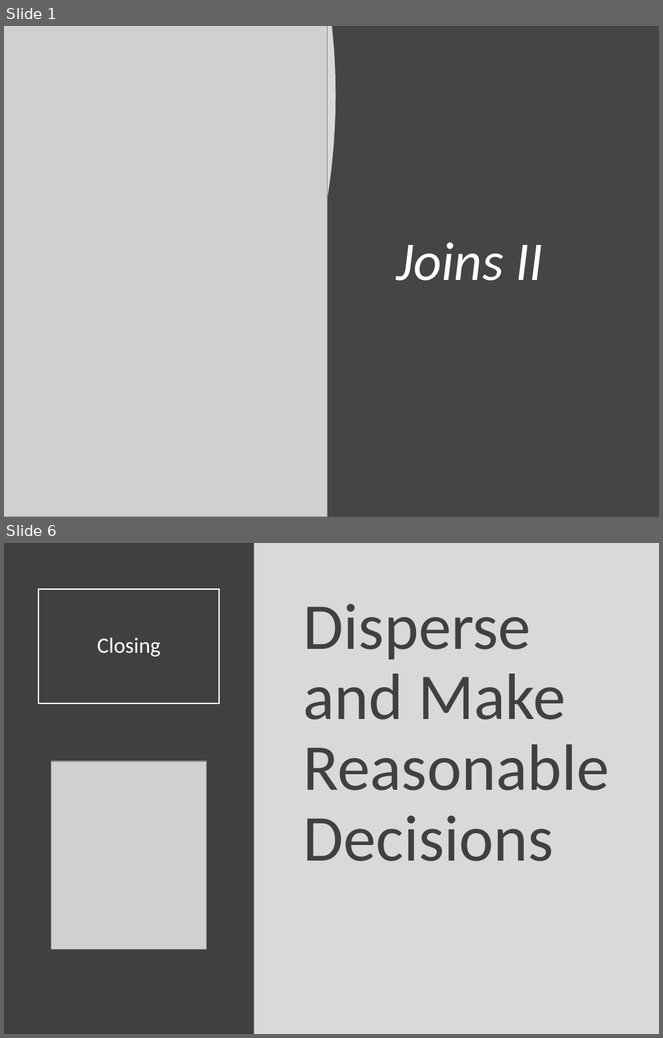
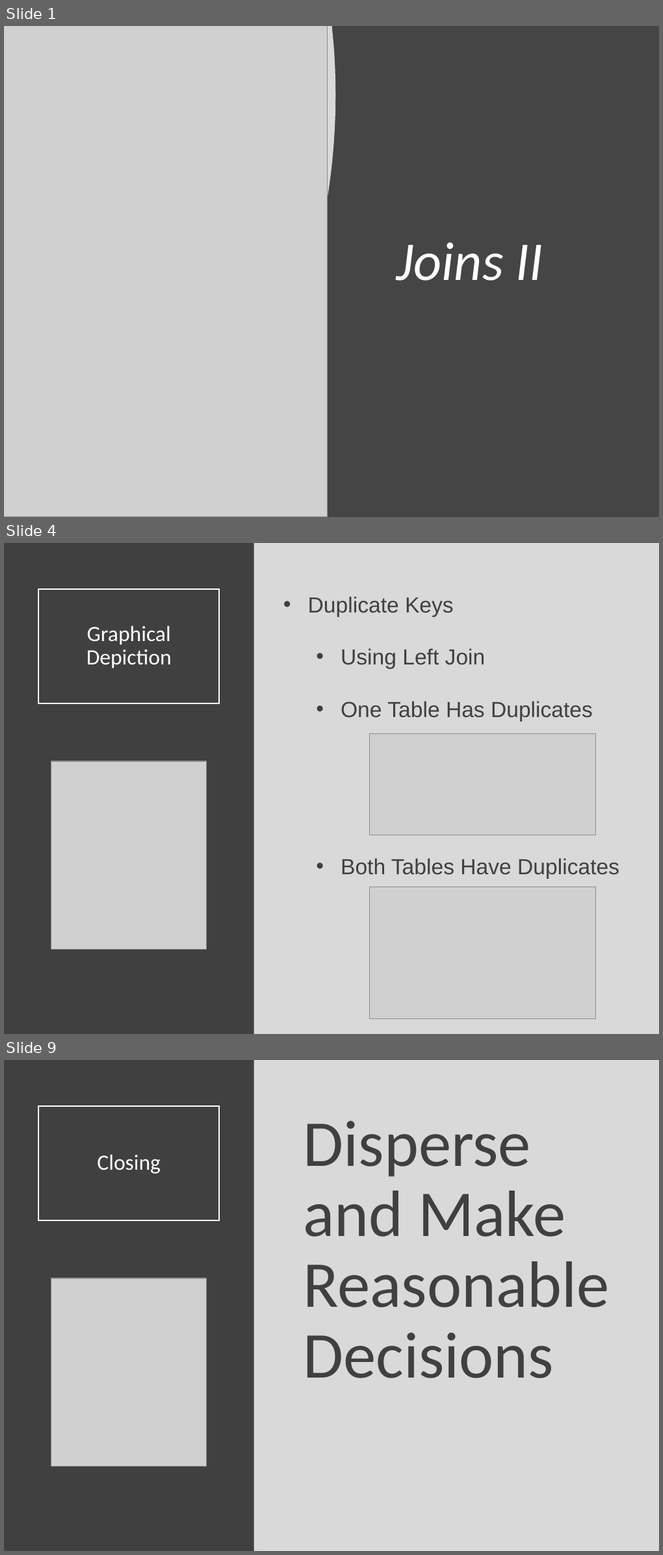
Before and after one commit to SuperMarioGiacomazzo/STOR320_WEBSITE, a slide deck: Lecture/Joins 2/Joins_2_Lecture.pptx. Shown one above the other, each under a label of ours: slides 1 and 6 before the commit, slides 1, 4 and 9 after it; the slides between them are not shown. The pictures are 663x1038 and 663x1555 pixels, drawn with LibreOffice and Linux fonts; fonts in the diff are those of the drawing; grey boxes stand for pictures. Boxes give left, top, right and bottom in pixels: in the first picture for what was removed or moved away, otherwise in the second. Text is boxed around its words. In the diff, an @@ line names an element or a change of style, - is before the commit and + after.

```diff
--- a/Lecture/Joins 2/Joins_2_Lecture.pptx
+++ b/Lecture/Joins 2/Joins_2_Lecture.pptx
@@ slide 4 added at (4,543,659,1034), background #D9D9D9 @@
@@ rectangle added at (4,543,254,1034), fill #404040 @@
@@ title added at (38,589,220,704), outline #FFFFFF 1.5 pt, 24 pt, text #FFFFFF @@
+Graphical Depiction
@@ text added at (308,596,620,879), 24 pt, text #404040 @@
+• Duplicate Keys
+  • Using Left Join
+  • One Table Has Duplicates
+  • Both Tables Have Duplicates
@@ picture added at (369,734,596,835) @@
@@ picture added at (51,761,206,949) @@
@@ picture added at (369,887,596,1019) @@
@@ what was slide 6 is now slide 9 @@
```
Also in this commit, not shown: 1 slide changed, 5 other slides added, 3 slides removed, 3 other files.
